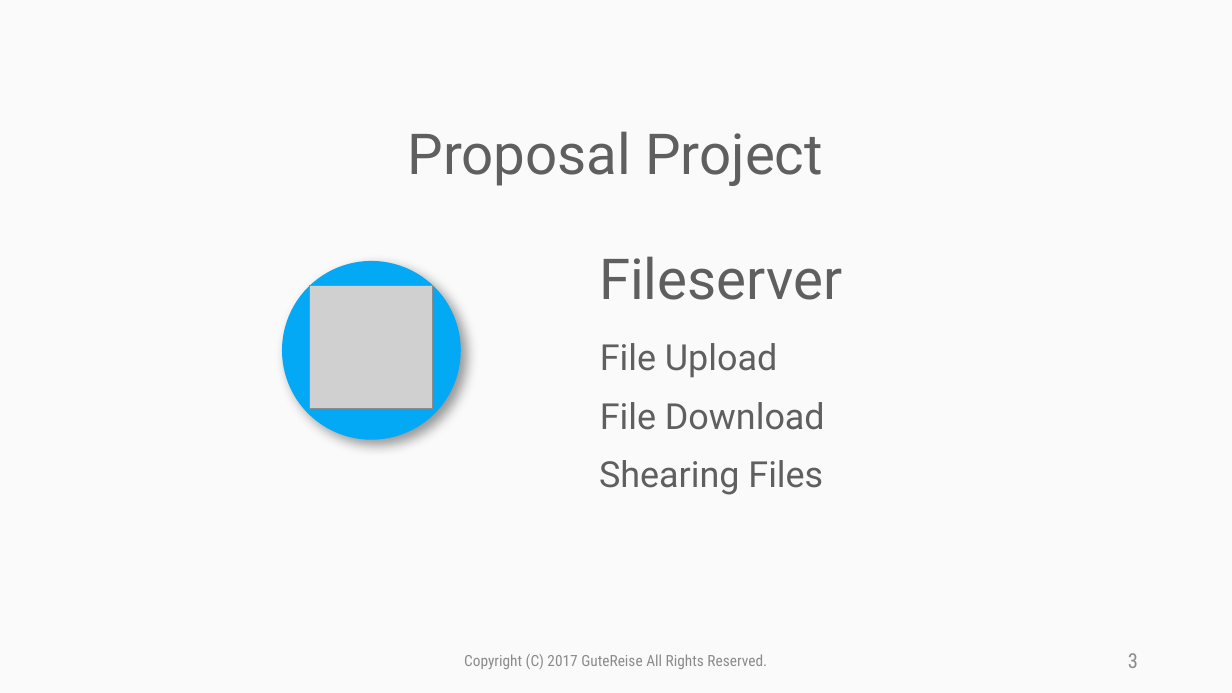
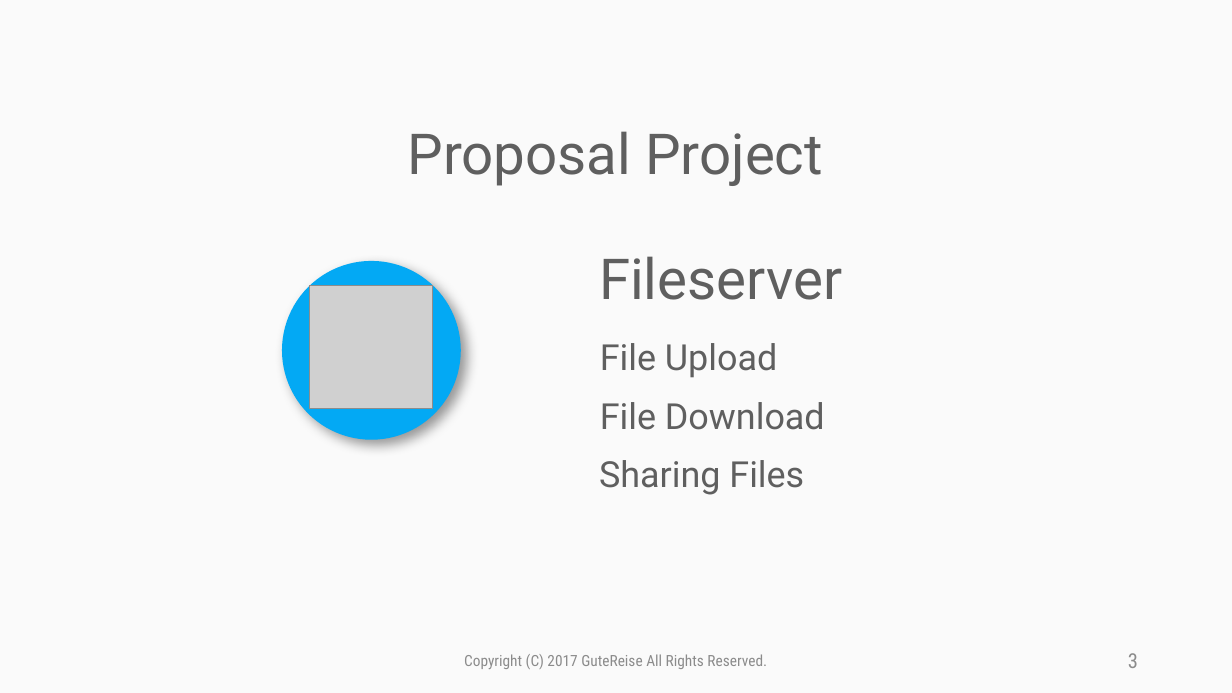
Before and after one commit to webdbhosei/ScopsOwl, a slide deck: slide 3 of docs/presentations/15-GuteRise.pptx. Drawn at 1232x693 pixels with LibreOffice and Linux fonts; fonts in the diff are those of the drawing; grey boxes stand for pictures. Boxes give left, top, right and bottom in pixels: in the first picture for what was removed or moved away, otherwise in the second. Text is boxed around its words. In the diff, an @@ line names an element or a change of style, - is before the commit and + after.

Commit message:
Modified presentation files.

```diff
--- a/docs/presentations/15-GuteRise.pptx
+++ b/docs/presentations/15-GuteRise.pptx
@@ text at (599, 460, 804, 495): text changed @@
-Shearing Files
+Sharing Files
```
Also in this commit, not shown: 2 other slides changed, 1 other file.
